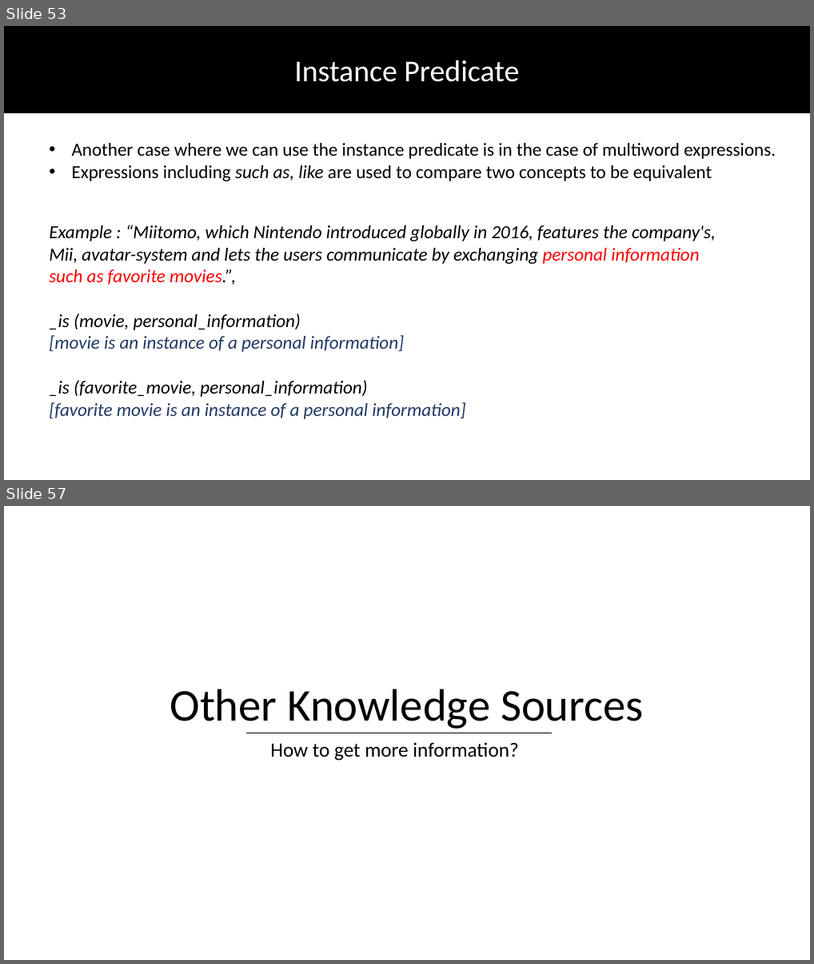
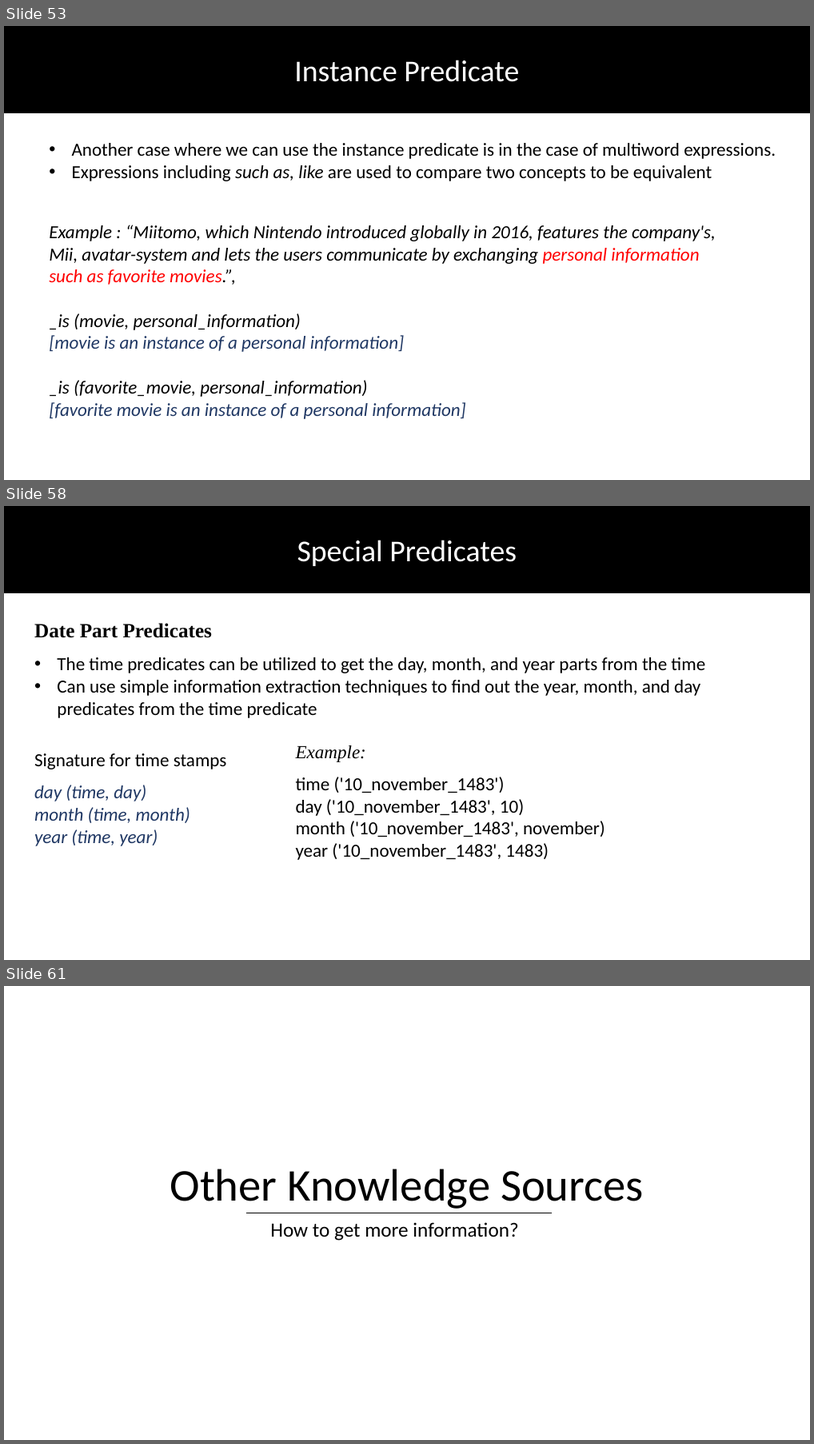
Before and after one commit to DhruvaPendharkar/thesis-project, a slide deck: Notes/ThesisPresentation.pptx. Shown one above the other, each under a label of ours: slides 53 and 57 before the commit, slides 53, 58 and 61 after it; the slides between them are not shown. The pictures are 814x964 and 814x1444 pixels, drawn with LibreOffice and Linux fonts; fonts in the diff are those of the drawing. Boxes give left, top, right and bottom in pixels: in the first picture for what was removed or moved away, otherwise in the second. Text is boxed around its words. In the diff, an @@ line names an element or a change of style, - is before the commit and + after.

Commit message:
Adding rest of KG predicates

```diff
--- a/Notes/ThesisPresentation.pptx
+++ b/Notes/ThesisPresentation.pptx
@@ slide 58 added at [4,506,810,960], background #FFFFFF @@
@@ rectangle added at [4,506,810,592], fill #000000, outline #000000 1 pt @@
@@ text added at [298,540,517,566], 36 pt, text #FFFFFF @@
+Special Predicates
@@ text added at [34,623,706,718], 22 pt, text #000000 @@
+Date Part Predicates
+• The time predicates can be utilized to get the day, month, and year parts from the time
+• Can use simple information extraction techniques to find out the year, month, and day predicates from the time predicate
@@ text added at [296,745,606,860], 22 pt, text #000000 @@
+Example:
+time ('10_november_1483')
+day ('10_november_1483', 10)
+month ('10_november_1483', november)
+year ('10_november_1483', 1483)
@@ text added at [34,753,227,846], 22 pt, text #203864, italic @@
+Signature for time stamps
+day (time, day)
+month (time, month)
+year (time, year)
@@ what was slide 57 is now slide 61 @@
```
Also in this commit, not shown: 1 slide changed, 5 other slides added, 2 slides removed.
